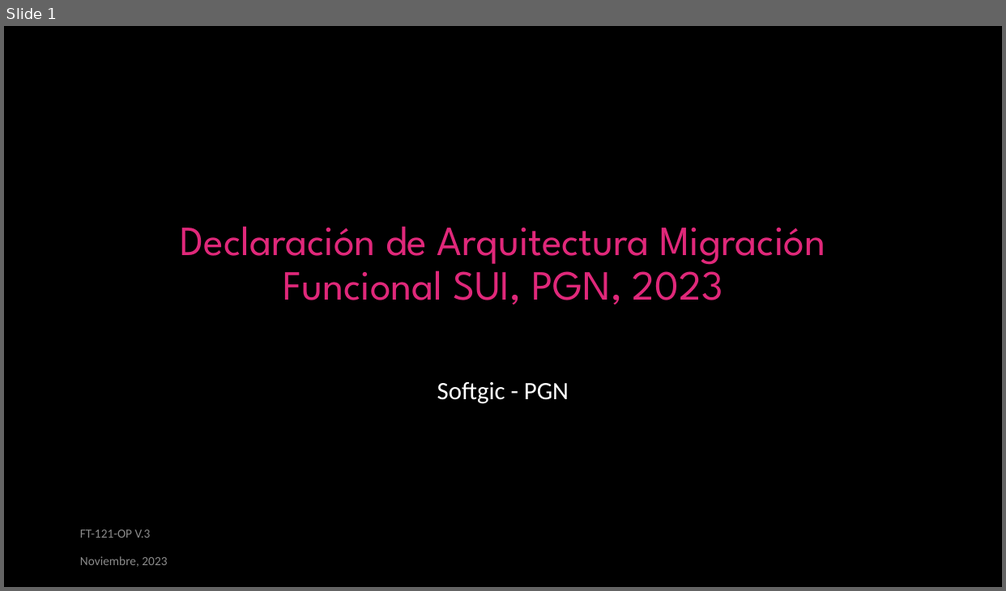
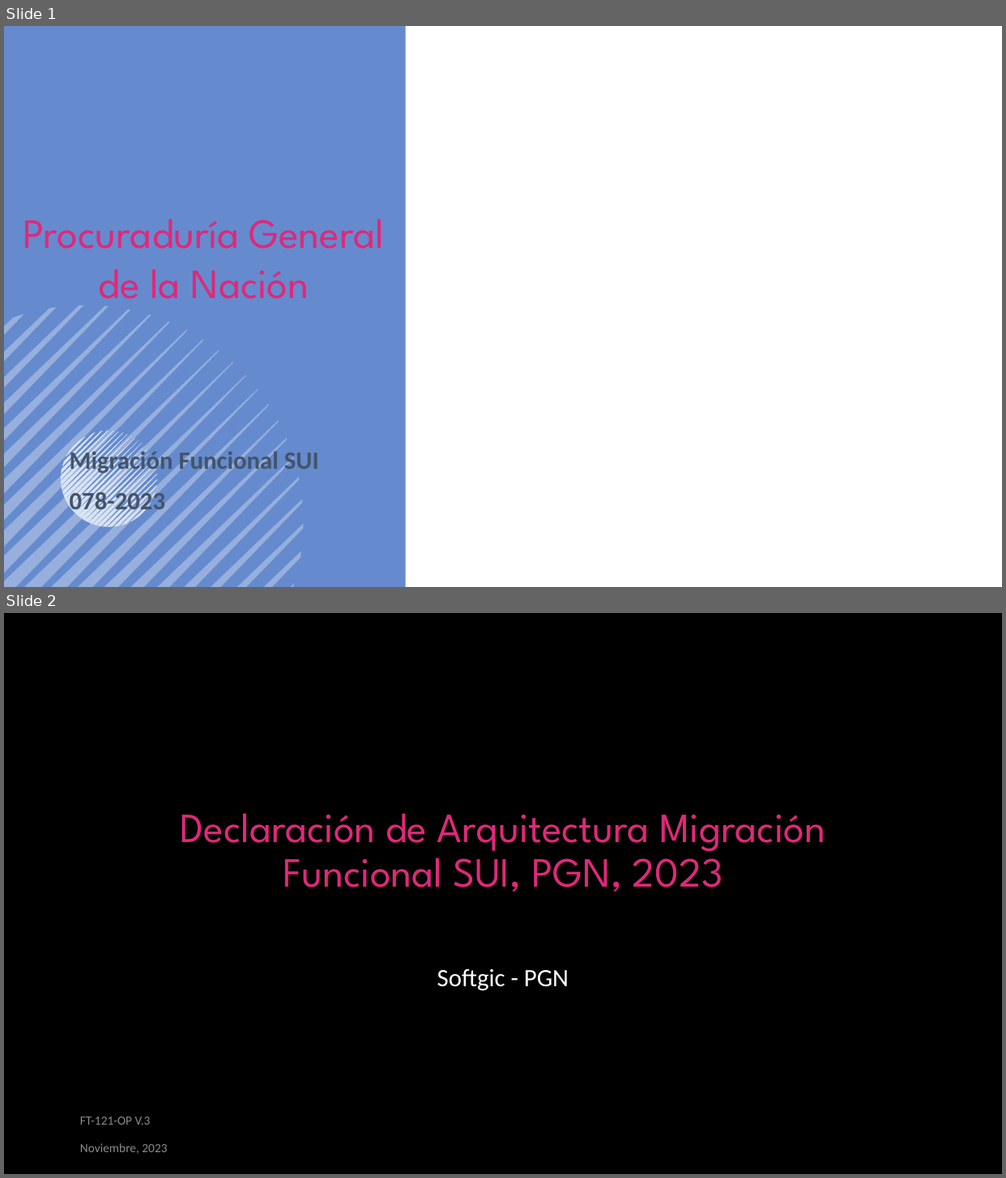
Before and after one commit to hwong23/pgn-078, a slide deck: content/pptxoutpt.pptx. Shown one above the other, each under a label of ours: slide 1 before the commit, slides 1 and 2 after it. The pictures are 1006x591 and 1006x1178 pixels, drawn with LibreOffice and Linux fonts; fonts in the diff are those of the drawing; background and template pictures are left out. Boxes give left, top, right and bottom in pixels: in the first picture for what was removed or moved away, otherwise in the second. Text is boxed around its words. In the diff, an @@ line names an element or a change of style, - is before the commit and + after.

```diff
--- a/content/pptxoutpt.pptx
+++ b/content/pptxoutpt.pptx
@@ slide 1 added at [4,26,1002,587], background picture (left out) @@
@@ rectangle added at [4,26,406,587], fill #4472C4 at 82% opacity @@
@@ title added at [23,220,384,310], 40 pt, text #E0287A @@
+Procuraduría General de la Nación
@@ freeform shape added at [4,305,304,587], fill #DAE3F3 at 42% opacity @@
@@ freeform shape added at [61,431,157,527], fill #DAE3F3 @@
@@ subtitle added at [70,448,319,516], 24 pt, text #44546A, bold @@
+Migración Funcional SUI
+078-2023
@@ what was slide 1 is now slide 2 @@
```
Also in this commit, not shown: 7 slides changed, 1 other slide added, 4 other files.
